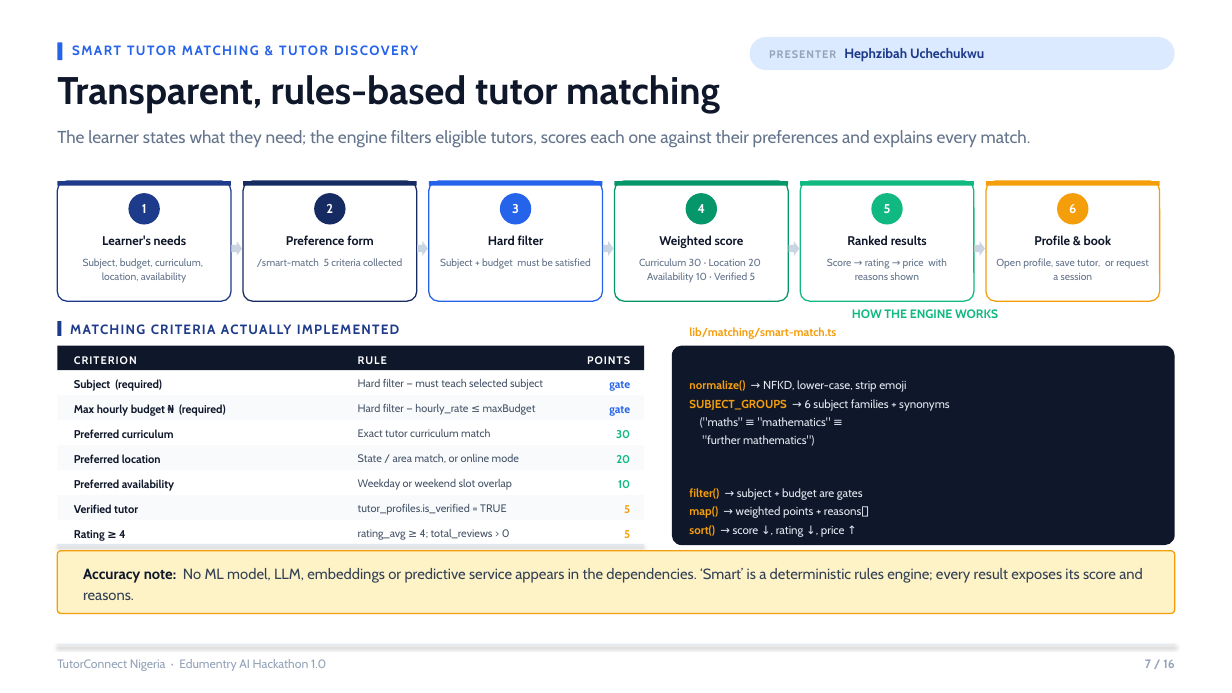
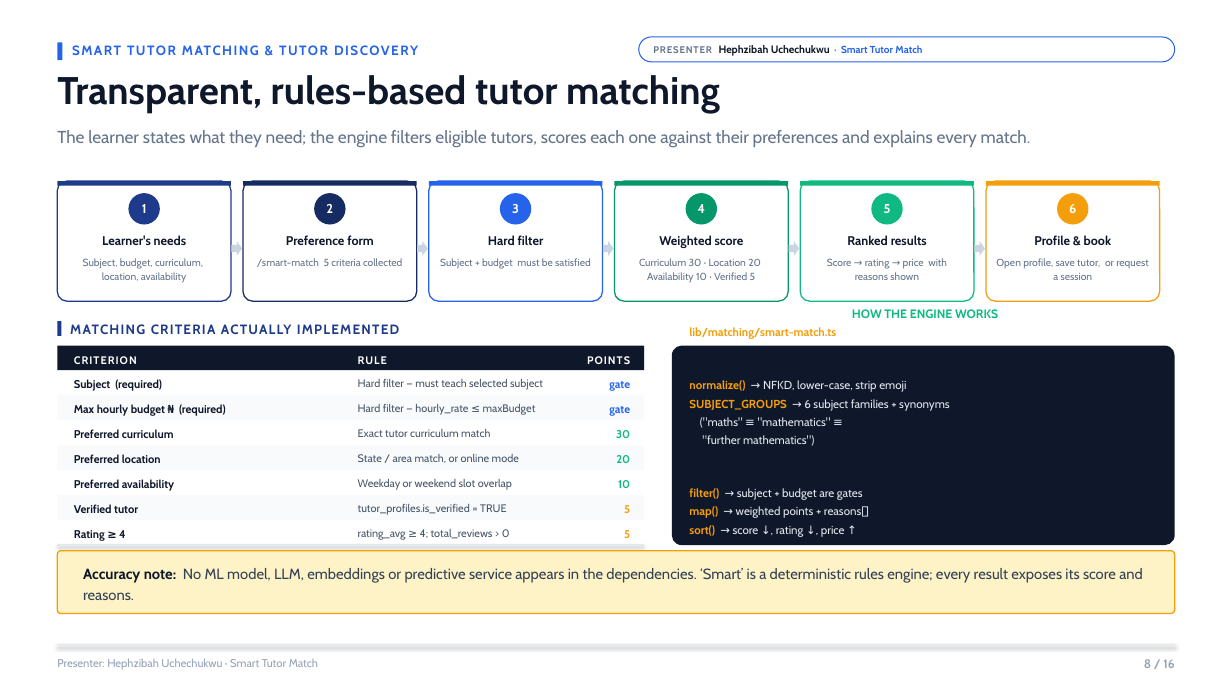
Before and after one commit to zibahofficial/TutorConnectNg, a slide deck: slide 8 of presentation/TutorConnect-Nigeria-Edumentry-AI-Hackathon-1.0.pptx (slide 7 before the commit). Drawn at 1232x693 pixels with LibreOffice and Linux fonts; fonts in the diff are those of the drawing. Boxes give left, top, right and bottom in pixels: in the first picture for what was removed or moved away, otherwise in the second. Text is boxed around its words. In the diff, an @@ line names an element or a change of style, - is before the commit and + after.

```diff
--- a/presentation/TutorConnect-Nigeria-Edumentry-AI-Hackathon-1.0.pptx
+++ b/presentation/TutorConnect-Nigeria-Edumentry-AI-Hackathon-1.0.pptx
@@ rounded rectangle "PRESENTER Hephzibah Uchechukwu · Smart ...": place and size @@
-rounded rectangle "PRESENTER Hephzibah Uchechukwu · Smart ..." at [750,37,1175,70]
+rounded rectangle "PRESENTER Hephzibah Uchechukwu · Smart ..." at [639,37,1175,62]
@@ rounded rectangle "PRESENTER Hephzibah Uchechukwu · Smart ..." at [639,37,1175,62]: fill #DBEAFE to #FFFFFF; outline none to #2563EB 0.8 pt @@
@@ text in rounded rectangle at [653,45,922,56]: text changed; size 10.5 to 8.3 pt; text colour #1E3A8A to #0F172A @@
-PRESENTER Hephzibah Uchechukwu
+PRESENTER Hephzibah Uchechukwu · Smart Tutor Match
@@ text at [57,658,318,670]: text changed; size 9.5 to 8.8 pt @@
-TutorConnect Nigeria · Edumentry AI Hackathon 1.0
+Presenter: Hephzibah Uchechukwu · Smart Tutor Match
@@ text at [1144,659,1174,668]: text changed @@
-7 / 16
+8 / 16
```
Also in this commit, not shown: 12 other slides changed, 2 slides added, 2 slides removed, 3 other files.
